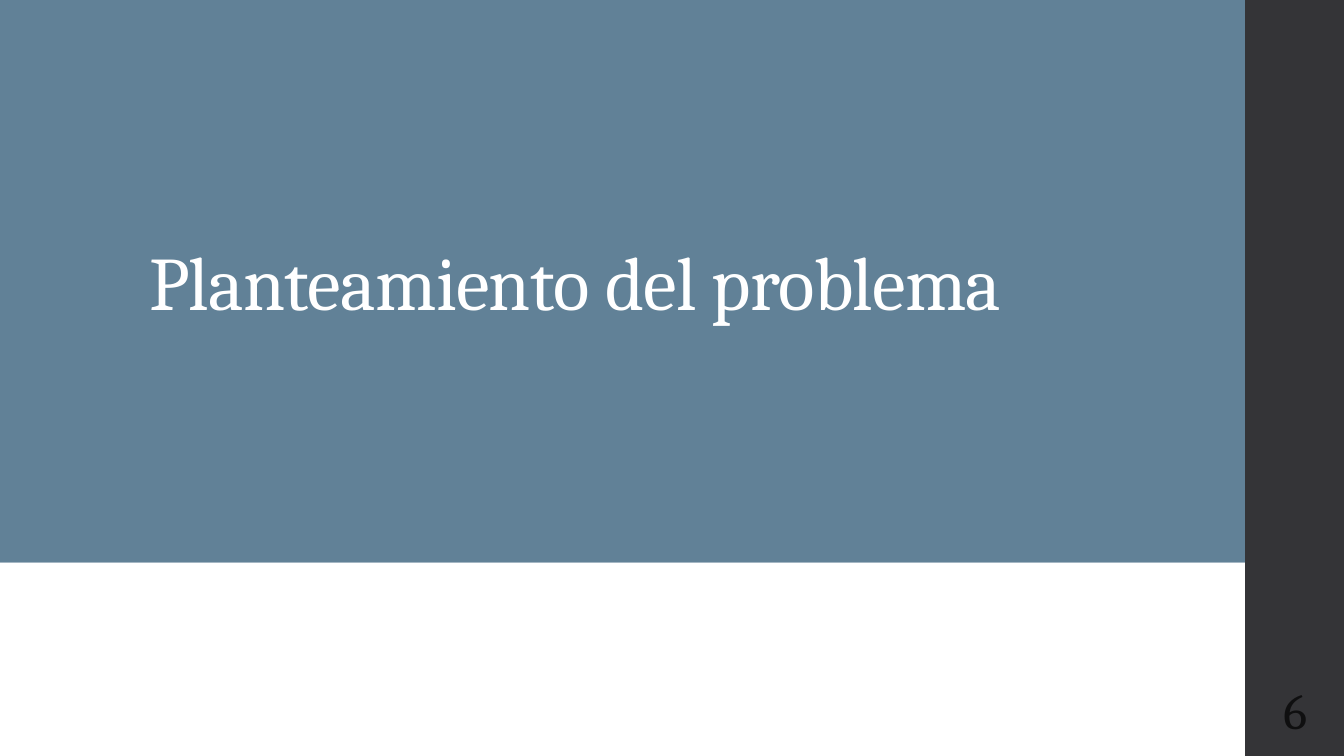
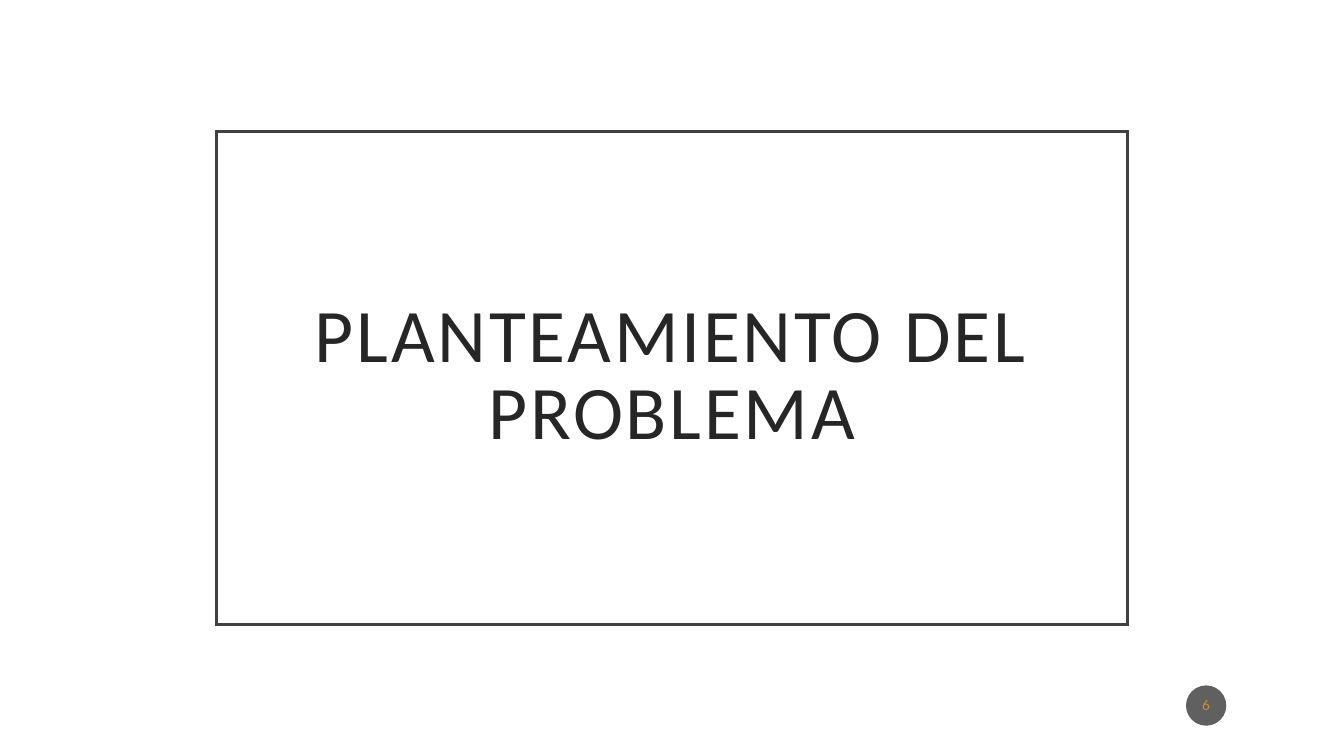
Before and after one commit to Osw1997/Proyecto-Terminal-1, a slide deck: slide 6 of Final/Presentacion.pptx. Drawn at 1344x756 pixels with LibreOffice and Linux fonts; fonts in the diff are those of the drawing. Boxes give left, top, right and bottom in pixels: in the first picture for what was removed or moved away, otherwise in the second. Text is boxed around its words. In the diff, an @@ line names an element or a change of style, - is before the commit and + after.

```diff
--- a/Final/Presentacion.pptx
+++ b/Final/Presentacion.pptx
@@ rectangle removed at (0,0,50,756) @@
@@ rectangle removed at (0,0,1245,756) @@
@@ rectangle removed at (0,0,1245,564) @@
@@ rectangle removed at (1245,0,1344,756) @@
@@ title "PLANTEAMIENTO DEL PROBLEMA": place and size @@
-title "PLANTEAMIENTO DEL PROBLEMA" at (149,257,1002,326)
+title "PLANTEAMIENTO DEL PROBLEMA" at (217,132,1128,625)
@@ title "PLANTEAMIENTO DEL PROBLEMA" at (217,132,1128,625): outline none to #404040 2.5 pt @@
@@ title at (315,313,1025,440): text changed; font Cambria to Calibri; text colour #FFFFFF to #262626 @@
-Planteamiento del problema
+PLANTEAMIENTO DEL PROBLEMA
@@ rectangle removed at (0,563,1245,756) @@
@@ page number: place and size @@
-page number at (1283,677,1307,743)
+page number at (1187,686,1227,726)
@@ page number at (1187,686,1227,726): size 36 to 11 pt, font Cambria to Calibri, text colour #000000 at 70% opacity to #F6A21D at 70% opacity; fill none to #1D1D1D at 70% opacity @@
```
Also in this commit, not shown: 22 other slides changed, 3 slides added, 4 slides removed.
